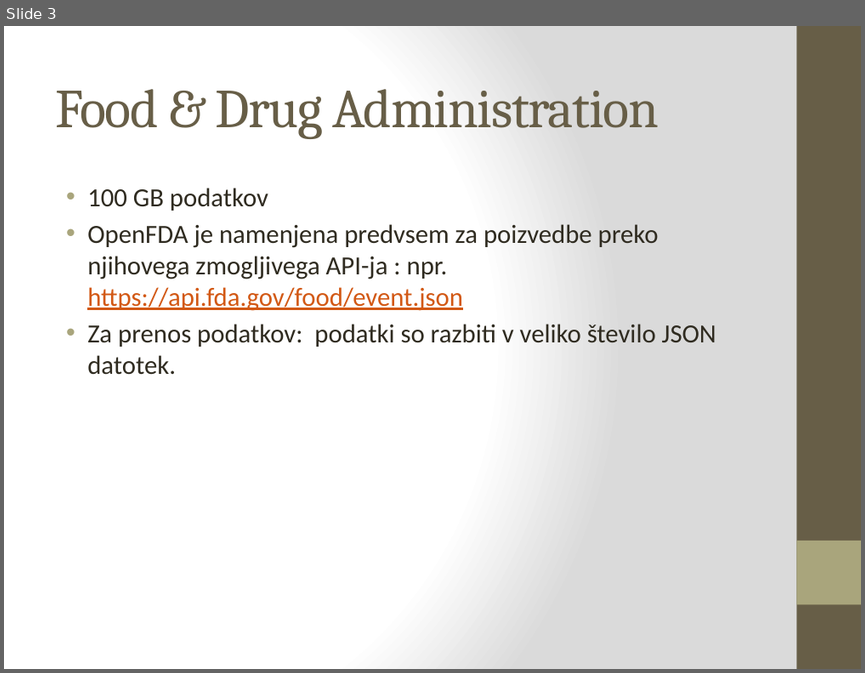
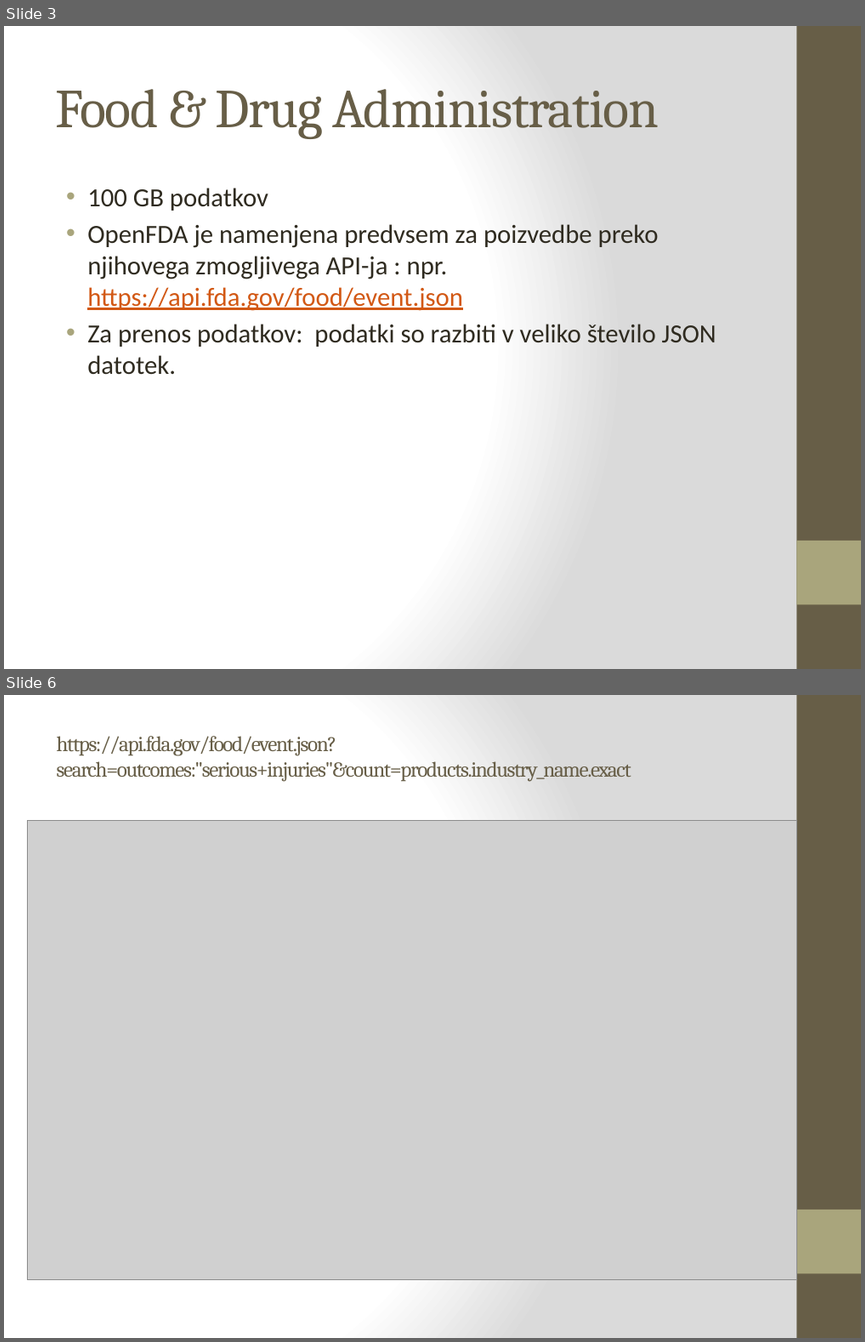
Before and after one commit to nezabelej/FDA_bokeh, a slide deck: seminar.pptx. Shown one above the other, each under a label of ours: slide 3 before the commit, slides 3 and 6 after it; the slides between them are not shown. The pictures are 865x673 and 865x1342 pixels, drawn with LibreOffice and Linux fonts; fonts in the diff are those of the drawing; grey boxes stand for pictures. Boxes give left, top, right and bottom in pixels: in the first picture for what was removed or moved away, otherwise in the second. Text is boxed around its words. In the diff, an @@ line names an element or a change of style, - is before the commit and + after.

```diff
--- a/seminar.pptx
+++ b/seminar.pptx
@@ slide 6 added at (4, 695, 861, 1338), background gradient #FFFFFF to #DADADA; not listed: 2 template elements that a slide beside it also shows @@
@@ title added at (57, 736, 631, 782), 18 pt, text #675E47 @@
+https://api.fda.gov/food/event.json?search=outcomes:"serious+injuries"&count=products.industry_name.exact
@@ picture added at (28, 821, 797, 1279) @@
```
Also in this commit, not shown: 1 slide changed, 2 other slides added, 3 slides removed, 7 other files.
